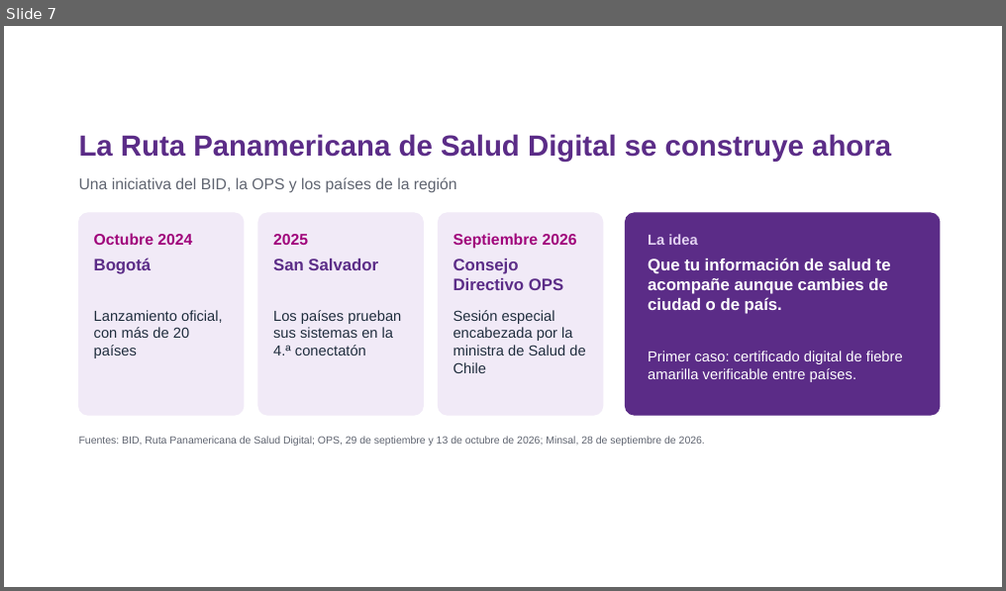
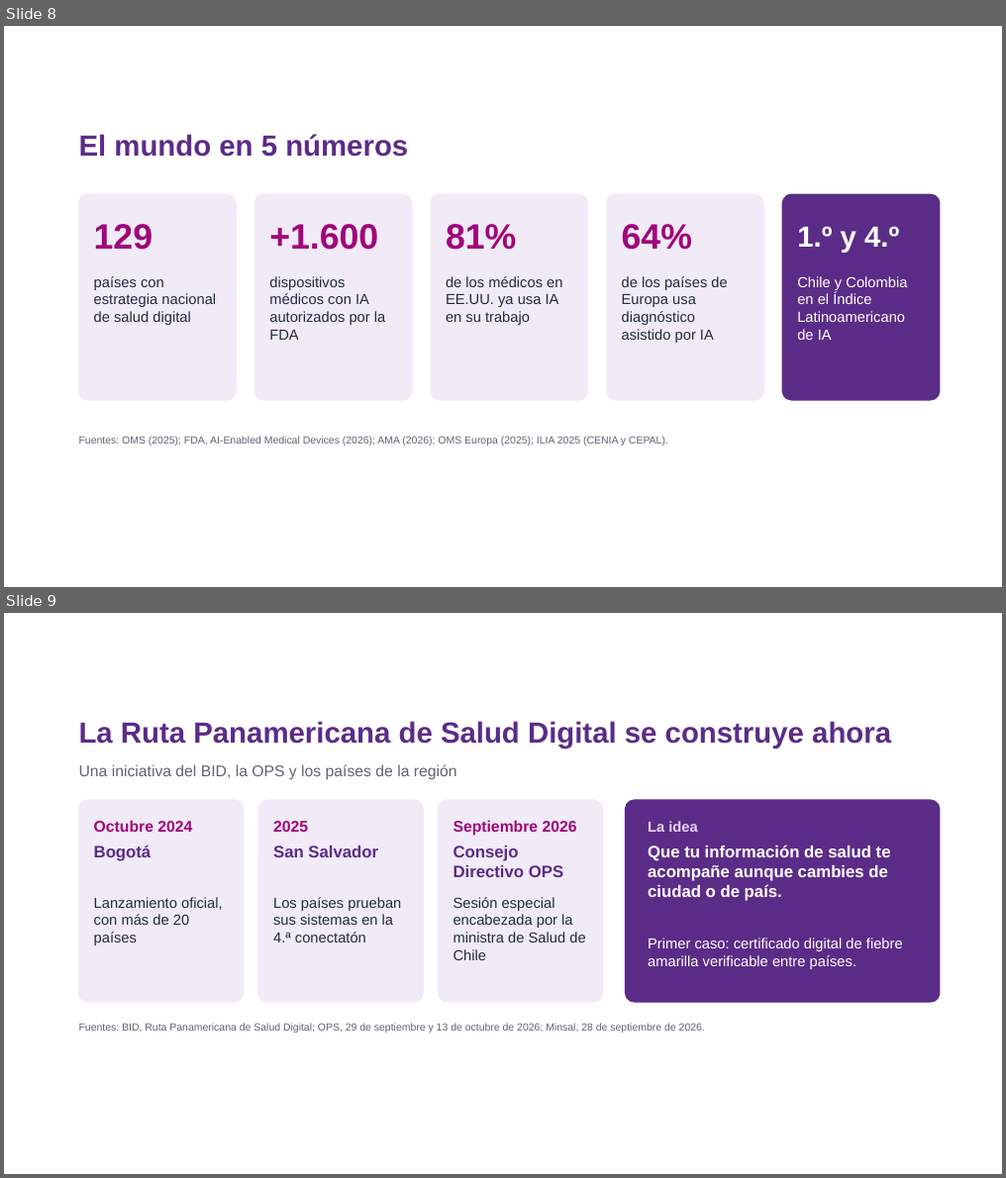
Before and after one commit to estefafro/CFSD, a slide deck: entregables/2026-11-11-webinar/presentacion-webinar.pptx. Shown one above the other, each under a label of ours: slide 7 before the commit, slides 8 and 9 after it. The pictures are 1006x591 and 1006x1178 pixels, drawn with LibreOffice and Linux fonts; fonts in the diff are those of the drawing; background and template pictures are left out. Boxes give left, top, right and bottom in pixels: in the first picture for what was removed or moved away, otherwise in the second. Text is boxed around its words. In the diff, an @@ line names an element or a change of style, - is before the commit and + after.

```diff
--- a/entregables/2026-11-11-webinar/presentacion-webinar.pptx
+++ b/entregables/2026-11-11-webinar/presentacion-webinar.pptx
@@ slide 8 added at [4,26,1002,587], background picture (left out) @@
@@ text added at [79,134,408,157], 28 pt, text #5B2C87, bold @@
+El mundo en 5 números
@@ rounded rectangle added at [79,194,236,400], fill #F1EAF7, outline #F1EAF7 1 pt @@
@@ rounded rectangle added at [254,194,412,400], fill #F1EAF7, outline #F1EAF7 1 pt @@
@@ rounded rectangle added at [431,194,588,400], fill #F1EAF7, outline #F1EAF7 1 pt @@
@@ rounded rectangle added at [607,194,764,400], fill #F1EAF7, outline #F1EAF7 1 pt @@
@@ rounded rectangle added at [782,194,940,400], fill #5B2C87, outline #5B2C87 1 pt @@
@@ text added at [94,224,152,250], 34 pt, text #A0057B, bold @@
+129
@@ text added at [269,224,378,250], 34 pt, text #A0057B, bold @@
++1.600
@@ text added at [446,224,516,250], 34 pt, text #A0057B, bold @@
+81%
@@ text added at [622,224,692,250], 34 pt, text #A0057B, bold @@
+64%
@@ text added at [797,226,899,253], 28 pt, text #FFFFFF, bold @@
+1.º y 4.º
@@ text added at [94,276,216,325], 14 pt, text #1F2D3D @@
+países con estrategia nacional de salud digital
@@ text added at [269,276,385,340], 14 pt, text #1F2D3D @@
+dispositivos médicos con IA autorizados por la FDA
@@ text added at [446,276,562,325], 14 pt, text #1F2D3D @@
+de los médicos en EE.UU. ya usa IA en su trabajo
@@ text added at [622,276,727,343], 14 pt, text #1F2D3D @@
+de los países de Europa usa diagnóstico asistido por IA
@@ text added at [797,276,907,340], 14 pt, text #FFFFFF @@
+Chile y Colombia en el Índice Latinoamericano de IA
@@ text added at [79,436,668,446], 10 pt, text #5F6470 @@
+Fuentes: OMS (2025); FDA, AI-Enabled Medical Devices (2026); AMA (2026); OMS Europa (2025); ILIA 2025 (CENIA y CEPAL).
@@ what was slide 7 is now slide 9 @@
```
Also in this commit, not shown: 3 slides changed, 3 other slides added, 2 other files.
